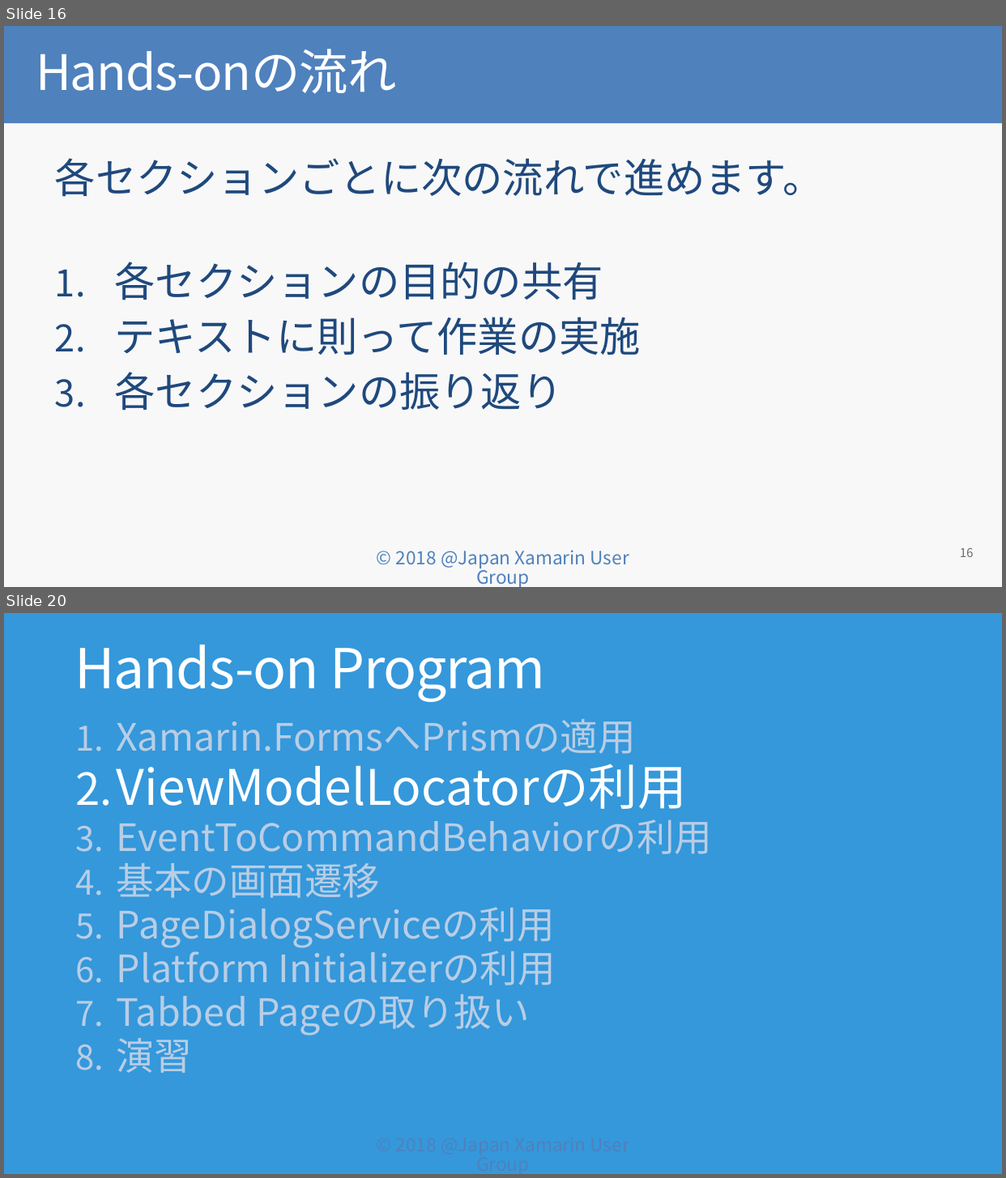
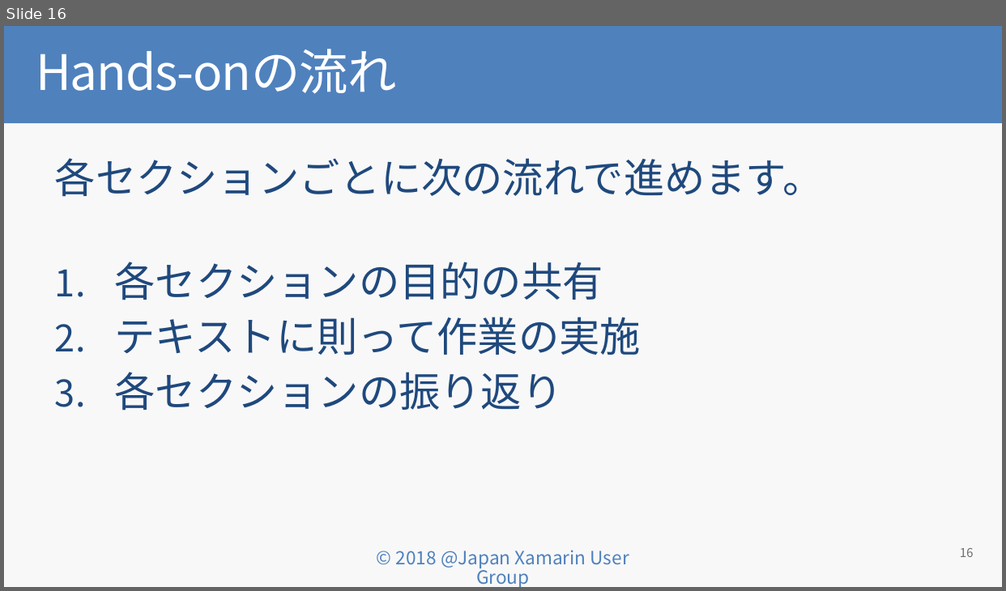
Before and after one commit to jxug/PrismHandsOn, a slide deck: Prism for Xamarin.Forms入門 Hands-on.pptx. Shown one above the other, each under a label of ours: slides 16 and 20 before the commit, slide 16 after it; the slides between them are not shown. The pictures are 1006x1178 and 1006x591 pixels, drawn with LibreOffice and Linux fonts; fonts in the diff are those of the drawing; background and template pictures are left out. Boxes give left, top, right and bottom in pixels: in the first picture for what was removed or moved away, otherwise in the second. Text is boxed around its words. In the diff, an @@ line names an element or a change of style, - is before the commit and + after.

```diff
--- a/Prism for Xamarin.Forms入門 Hands-on.pptx
+++ b/Prism for Xamarin.Forms入門 Hands-on.pptx
@@ slide 20 removed at [4, 613, 1002, 1174], background #3498DB @@
@@ title removed at [75, 645, 546, 702] @@
-Hands-on Program
@@ text removed at [117, 719, 712, 1073] @@
-1. Xamarin.FormsへPrismの適用
-2. ViewModelLocatorの利用
-3. EventToCommandBehaviorの利用
-4. 基本の画面遷移
-5. PageDialogServiceの利用
-6. Platform Initializerの利用
-7. Tabbed Pageの取り扱い
-8. 演習
```
Also in this commit, not shown: 1 slide added, 50 other slides removed.
